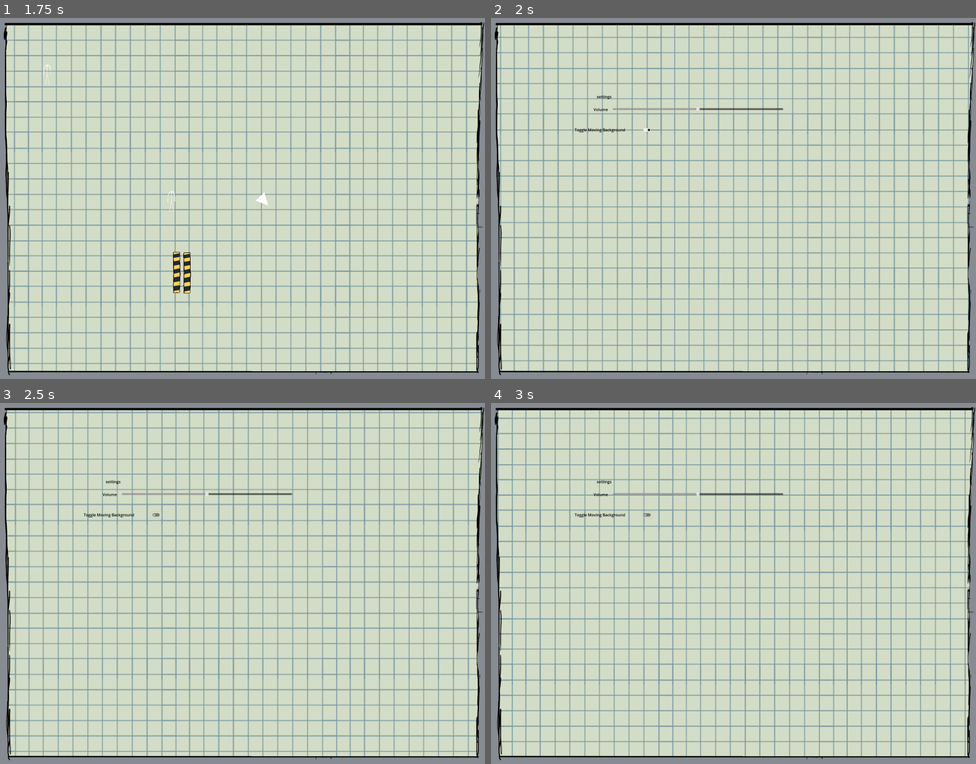
Above: before the commit, frames 1-4 (two rows, left to right).
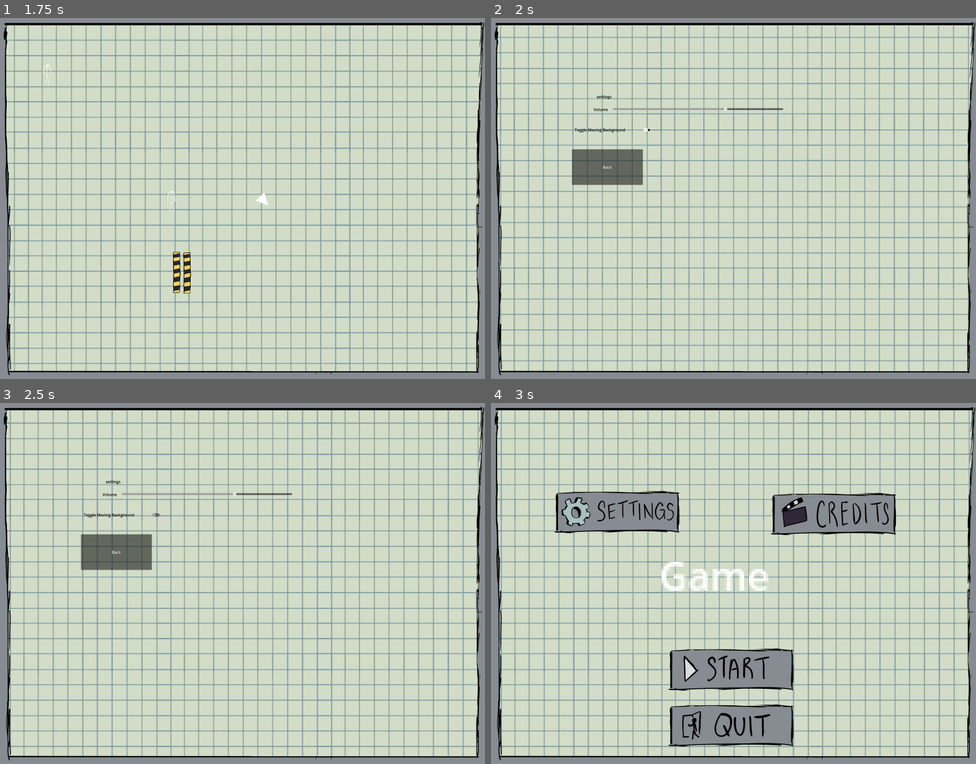
Above: after the commit, the same moments.

Repository: Indigo-Hawk/UBGJ-Project
Game: Godot game, scene res://Levels/test.tscn
The game is run twice, just before and just after one commit, with the same random seed, the same clock (stepped at 60 frames per second) and the same inputs.
Inputs (mouse positions are in pixels of both pictures, inside the frame that each line leads up to):
- Up to frame 1 (1.75 s): move the mouse to (349, 180) at 0.52 s; hold D (RIGHT) from 0.53 s (still down); tap Space (ACTION) at 0.6 s; move the mouse to (145, 216) at 1.27 s; tap E (INTERACT) at 1.35 s
- Up to frame 2 (2 s): keep holding D (RIGHT)
- Up to frame 3 (2.5 s): release D (RIGHT) at 2 s; click (155, 514) at 2 s
- Up to frame 4 (3 s): click (607, 551) at 2.75 s, where only the run after the commit has a clickable "Back"

Frame 1 is identical in both runs. In frame 2, 1.5% of the frame differs, in the area x 16-49%, y 24-47%; in frame 3, 30%; in frame 4, 36%, in the area x 1-100%, y 2-98%.

Commit message:
added setting menu and block 2

Diff:
--- /dev/null
+++ b/Components/Block/block_2.tscn
@@ -0,0 +1,19 @@
+[gd_scene load_steps=3 format=3 uid="uid://dlvg7r4ur7707"]
+
+[ext_resource type="Texture2D" uid="uid://b4qe3lwd2iefx" path="res://Art/platforms.png" id="1_j0rg3"]
+
+[sub_resource type="RectangleShape2D" id="RectangleShape2D_8uh7m"]
+size = Vector2(219, 222)
+
+[node name="Block1" type="StaticBody2D"]
+
+[node name="CollisionShape2D" type="CollisionShape2D" parent="."]
+position = Vector2(-3.5, -2)
+shape = SubResource("RectangleShape2D_8uh7m")
+
+[node name="Platforms" type="Sprite2D" parent="."]
+position = Vector2(-5, -1)
+scale = Vector2(0.6, 0.6)
+texture = ExtResource("1_j0rg3")
+region_enabled = true
+region_rect = Rect2(351.5, 360.6, 370.7, 379.5)
--- a/Components/Camera/main_camera.gd
+++ b/Components/Camera/main_camera.gd
@@ -4,9 +4,15 @@
 @export var DISTANCESCALE:int = 100
 
 func _ready() -> void:
-	$Grid/AnimationPlayer.play("Move")
+	add_to_group("Camera")
+	if Globals.MovingBackground:
+		$Grid/AnimationPlayer.play("Move")
 
 func _process(delta: float) -> void:
 	var dist =global_position.distance_to(Globals.PlayerPos)
 	if dist > 10:
 		global_position += global_position.direction_to(Globals.PlayerPos) * delta * MAXSPEED * (dist/DISTANCESCALE )
+
+
+func stopBackground():
+	$Grid/AnimationPlayer.pause()
--- a/Components/UI/main_menu.gd
+++ b/Components/UI/main_menu.gd
@@ -14,4 +14,24 @@
 
 
 func _on_settings_button_up() -> void:
-	pass # Replace with function body.
+	$Main.visible = false
+	$Settings.visible = true
+
+
+
+
+func _on_h_slider_value_changed(value: float) -> void:
+	AudioServer.set_bus_volume_db(0,value)
+
+
+func _on_check_button_toggled(toggled_on: bool) -> void:
+	if toggled_on:
+		Globals.MovingBackground = true
+	else:
+		Globals.MovingBackground = false
+		get_tree().call_group("Camera","stopBackground")
+
+
+func _on_settings_back_pressed() -> void:
+	$Main.visible = true
+	$Settings.visible = false
--- a/Components/UI/main_menu.tscn
+++ b/Components/UI/main_menu.tscn
@@ -1,8 +1,10 @@
-[gd_scene load_steps=4 format=3 uid="uid://bhyiet2epxdbu"]
+[gd_scene load_steps=5 format=3 uid="uid://bhyiet2epxdbu"]
 
 [ext_resource type="Script" uid="uid://cnj6wehhp10af" path="res://Components/UI/main_menu.gd" id="1_crcef"]
 [ext_resource type="PackedScene" uid="uid://cr0xdlvoi8kvu" path="res://Components/Camera/main_camera.tscn" id="2_4h3tf"]
 [ext_resource type="Texture2D" uid="uid://cbcgqcdmc5um6" path="res://Art/menu_buttons.png" id="3_h742b"]
+
+[sub_resource type="SpriteFrames" id="SpriteFrames_h742b"]
 
 [node name="MainMenu" type="Control"]
 layout_mode = 3
@@ -12,6 +14,8 @@
 grow_horizontal = 2
 grow_vertical = 2
 script = ExtResource("1_crcef")
+
+[node name="MainCamera" parent="." instance=ExtResource("2_4h3tf")]
 
 [node name="Main" type="Control" parent="."]
 visible = false
@@ -69,7 +73,8 @@
 scale = Vector2(10, 10)
 text = "Game"
 
-[node name="MainCamera" parent="." instance=ExtResource("2_4h3tf")]
+[node name="Title" type="AnimatedSprite2D" parent="Main"]
+sprite_frames = SubResource("SpriteFrames_h742b")
 
 [node name="Settings" type="Control" parent="."]
 anchors_preset = 0
@@ -109,7 +114,9 @@
 offset_top = -382.0
 offset_right = 206.0
 offset_bottom = -366.0
-value = 50.0
+min_value = -10.0
+max_value = 5.0
+step = 0.1
 
 [node name="CheckButton" type="CheckButton" parent="Settings"]
 layout_mode = 0
@@ -119,7 +126,19 @@
 offset_bottom = -276.0
 button_pressed = true
 
+[node name="SettingsBack" type="Button" parent="Settings"]
+layout_mode = 0
+offset_left = -664.0
+offset_top = -208.0
+offset_right = -372.0
+offset_bottom = -61.0
+text = "Back
+"
+
 [connection signal="button_up" from="Main/Button" to="." method="_on_button_button_up"]
 [connection signal="button_up" from="Main/Button2" to="." method="_on_button_2_button_up"]
 [connection signal="button_up" from="Main/Settings" to="." method="_on_settings_button_up"]
 [connection signal="button_up" from="Main/Credits" to="." method="_on_credits_button_up"]
+[connection signal="value_changed" from="Settings/HSlider" to="." method="_on_h_slider_value_changed"]
+[connection signal="toggled" from="Settings/CheckButton" to="." method="_on_check_button_toggled"]
+[connection signal="pressed" from="Settings/SettingsBack" to="." method="_on_settings_back_pressed"]
--- a/Globals.gd
+++ b/Globals.gd
@@ -3,7 +3,7 @@
 var head:Head = null
 var PlayerPos:Vector2 = Vector2.ZERO
 
-
+var MovingBackground:bool = true
 
 
 func _input(event: InputEvent) -> void:
--- a/project.godot
+++ b/project.godot
@@ -28,6 +28,8 @@
 [file_customization]
 
 folder_colors={
+"res://Art/": "orange",
+"res://Audio/": "orange",
 "res://Components/": "blue",
 "res://Levels/": "red",
 "res://Mods/": "green"
Not shown, added: Audio/bg_game.mp3.import
Not shown, added: Audio/bg_menu.mp3.import
Not shown, added: Audio/bg_game.mp3
Not shown, added: Audio/bg_menu.mp3
